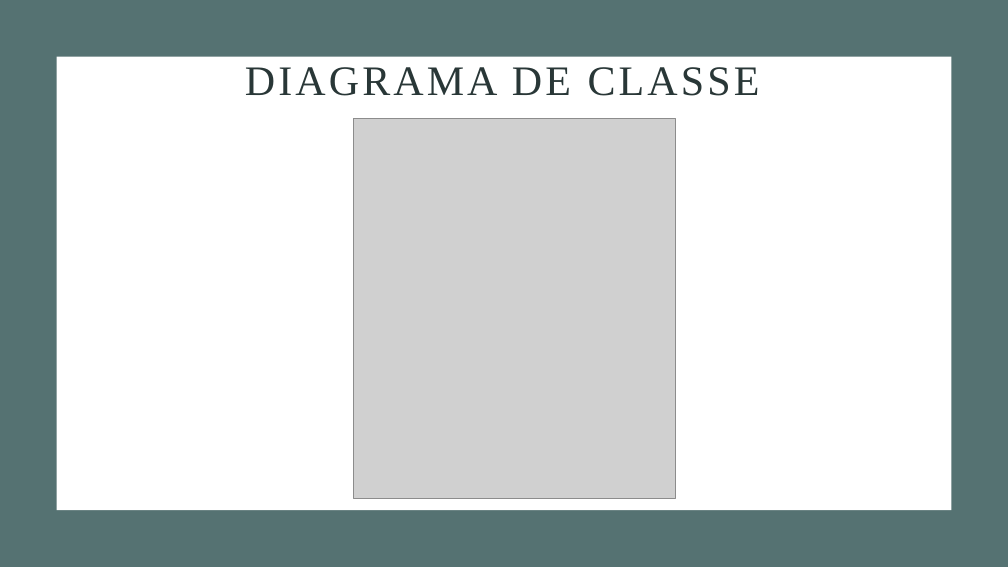
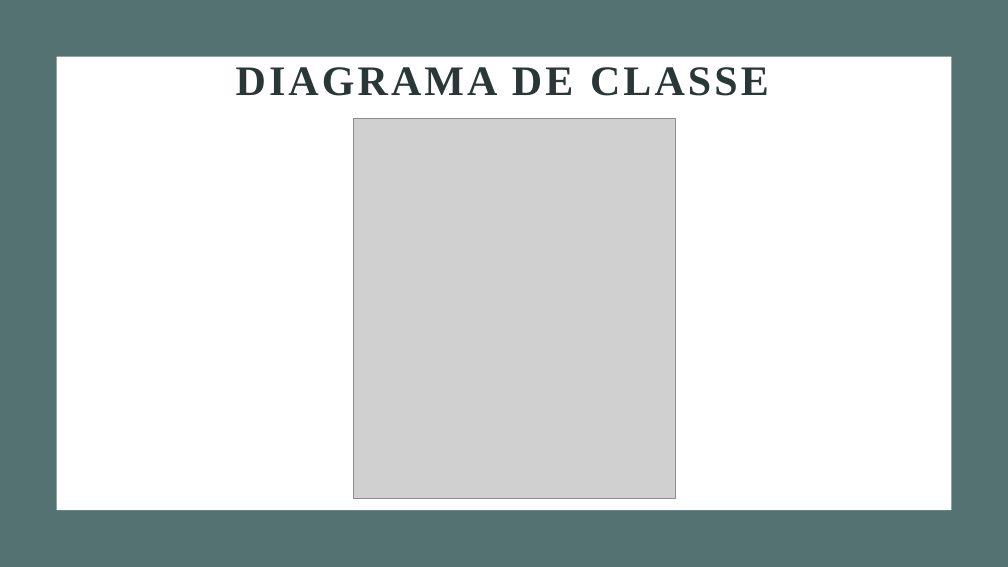
Before and after one commit to bbrez/ProjetoSO2, a slide deck: slide 2 of Apresentação - Sistemas Operacionais.pptx (slide 9 before the commit). Drawn at 1008x567 pixels with LibreOffice and Linux fonts; fonts in the diff are those of the drawing; grey boxes stand for pictures. Boxes give left, top, right and bottom in pixels: in the first picture for what was removed or moved away, otherwise in the second. Text is boxed around its words. In the diff, an @@ line names an element or a change of style, - is before the commit and + after.

```diff
--- a/Apresentação - Sistemas Operacionais.pptx
+++ b/Apresentação - Sistemas Operacionais.pptx
@@ title "DIAGRAMA DE CLASSE" at (x1=236, y1=67, x2=769, y2=96): bold on @@
```
Also in this commit, not shown: 6 other slides changed, 3 slides removed, 1 other file.
